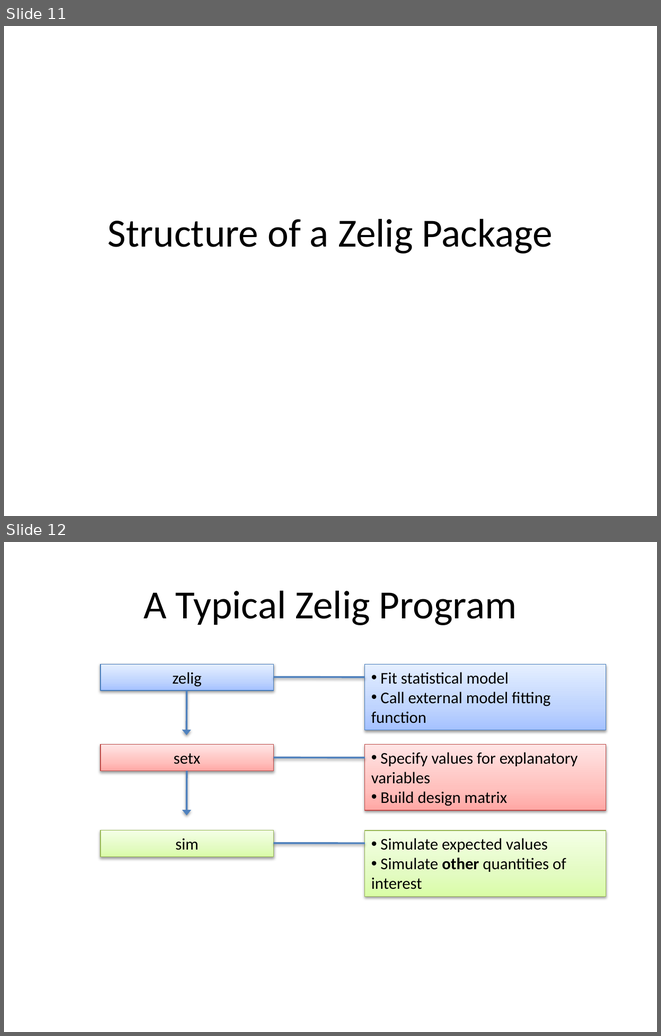
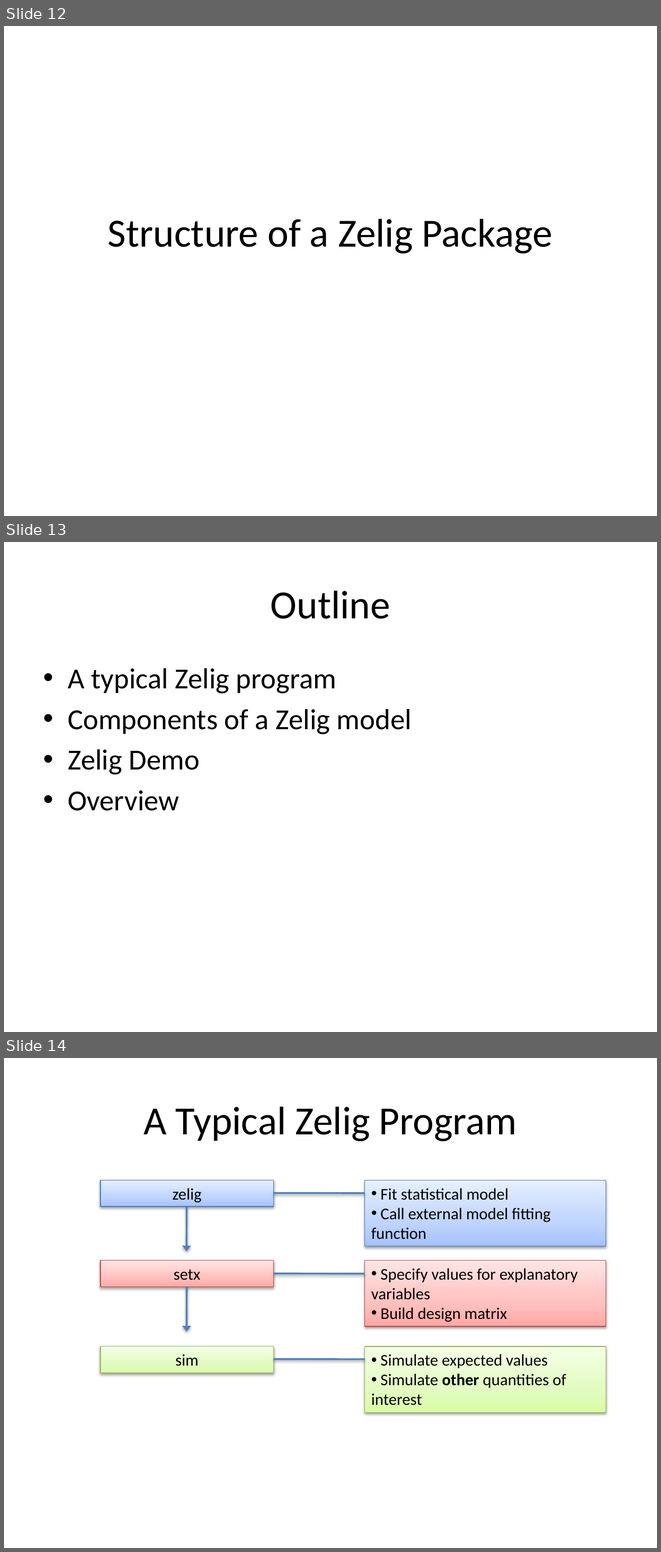
Before and after one commit to IQSS/Zelig4-Documentation, a slide deck: January-Class/Zelig_1_regressions.pptx. Shown one above the other, each under a label of ours: slides 11 and 12 before the commit, slides 12, 13 and 14 after it. The pictures are 661x1036 and 661x1552 pixels, drawn with LibreOffice and Linux fonts; fonts in the diff are those of the drawing. Boxes give left, top, right and bottom in pixels: in the first picture for what was removed or moved away, otherwise in the second. Text is boxed around its words. In the diff, an @@ line names an element or a change of style, - is before the commit and + after.

Commit message:
Adding "ZeligDemo" as a follow-along

```diff
--- a/January-Class/Zelig_1_regressions.pptx
+++ b/January-Class/Zelig_1_regressions.pptx
@@ slide 13 added at [4, 542, 657, 1032], background #FFFFFF @@
@@ title added at [271, 590, 390, 619], 44 pt, text #000000 @@
+Outline
@@ text added at [68, 668, 412, 811], 32 pt, text #000000 @@
+• A typical Zelig program
+• Components of a Zelig model
+• Zelig Demo
+• Overview
@@ what was slide 11 is now slide 12 @@
@@ what was slide 12 is now slide 14 @@
```
Also in this commit, not shown: 2 slides changed, 1 other slide added, 17 other files.
